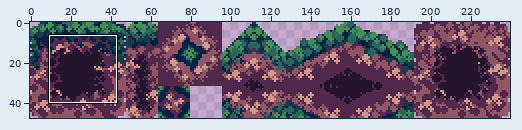
Sprite sheet -- Assets/DirtTileSet.png. The picture above shows the old version from afar; the outline marks the close-up.
Close-up. Before the edit:
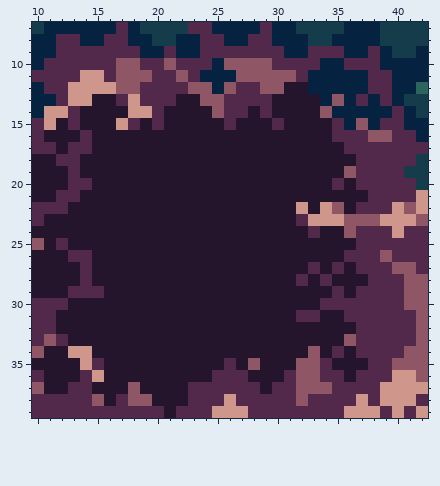
The file is 240x48 pixels. Shown: x 10..42, y 7..39.
And afterwards:
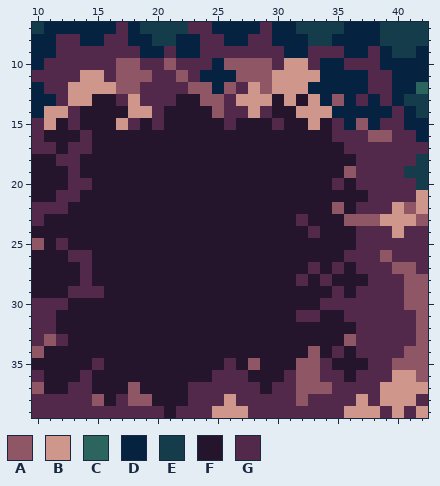
Palette (. is transparent): A #8f5765  B #cf968c  C #2c645e  D #052241  E #153c4a  F #24142c  G #52294b
From old to new:
@@ x 25..36 @@
  9 GGGGGGDDGGGD
-10 DAAAAGGGGDDG
-11 DDAAAAAGDDDD
-12 DAGGAAFFDDDD
-13 AGGGGFFFFDAD
-14 AGGFGFFFFADD
-15 FGFFFGFFFFGD
+10 DAAAAGBBGDDG
+11 DDAAABBBBDDD
+12 DAGBABBBDDDD
+13 AGBBBFBFBDAD
+14 AGGBGFFBBBDD
+15 FGFFFGFFBFGD
 16 FFFFFFFFFFGG
@@ x 30..38 @@
 21 FFFFFFFFG
-22 FFBFBAFGG
-23 FFGBBBAAA
-24 FFFGFFAGG
+22 FFFFFAFGG
+23 FFGFFFAAA
+24 FFFGFFFGG
 25 FFFFFFFGG
@@ x 11..17 @@
 33 AGFFFFF
-34 FFBBFFF
-35 FFFBGFF
-36 FFFGBFF
+34 FFFFFFF
+35 FFFFGFF
+36 FFFGFFF
 37 FFGGFFF
Pixel boxes of the changes (left, top, right, bottom) in both close-ups:
changed: (236, 58, 332, 130)
changed: (296, 202, 356, 238)
changed: (68, 346, 104, 382)
